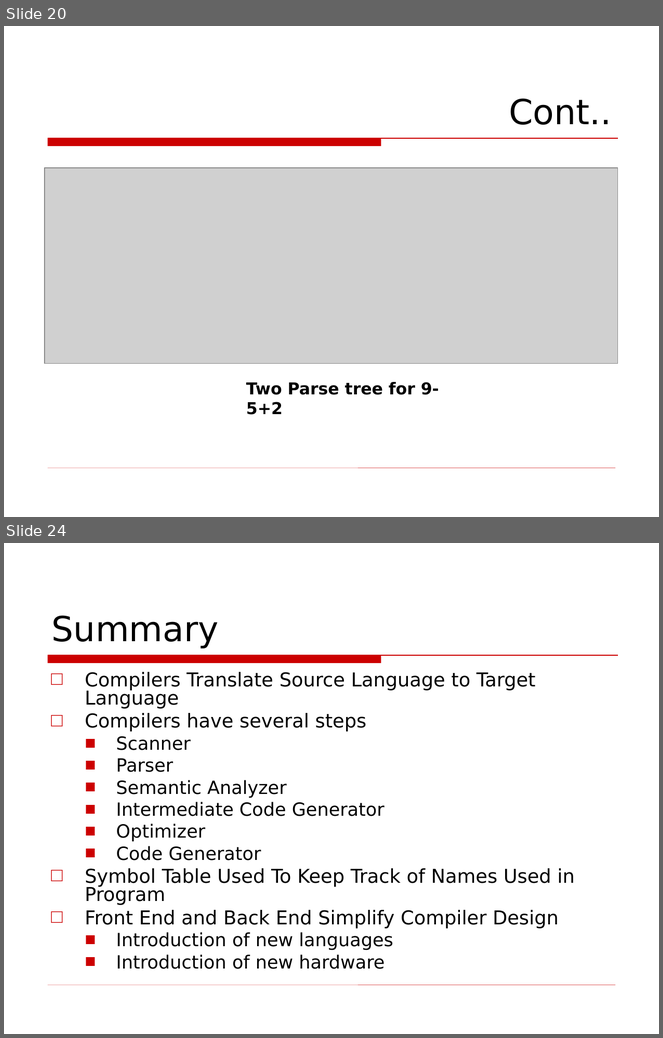
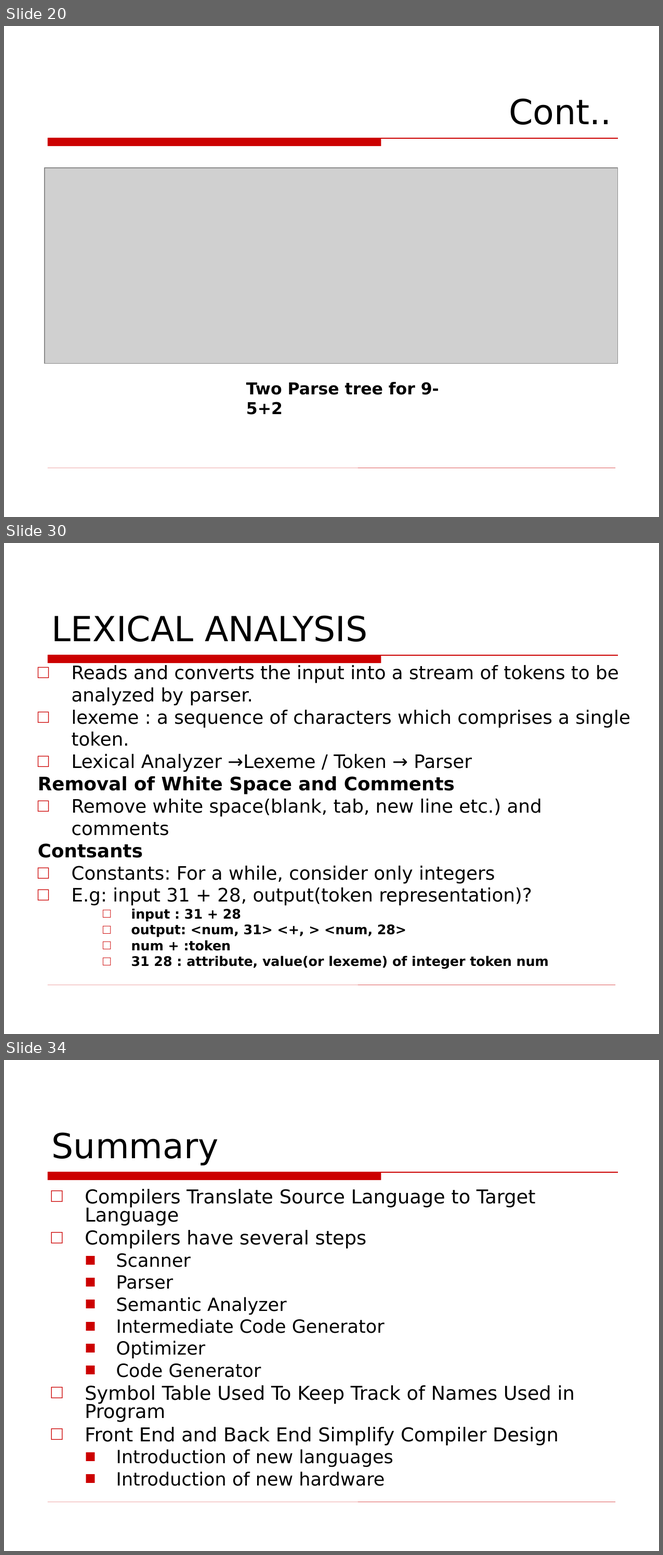
Before and after one commit to Fuuast-BSCS/Compiler-Construction, a slide deck: Compiler-02.ppt. Shown one above the other, each under a label of ours: slides 20 and 24 before the commit, slides 20, 30 and 34 after it; the slides between them are not shown. The pictures are 663x1038 and 663x1555 pixels, drawn with LibreOffice and Linux fonts; fonts in the diff are those of the drawing; grey boxes stand for pictures; background and template pictures are left out. Boxes give left, top, right and bottom in pixels: in the first picture for what was removed or moved away, otherwise in the second. Text is boxed around its words. In the diff, an @@ line names an element or a change of style, - is before the commit and + after.

```diff
--- a/Compiler-02.ppt
+++ b/Compiler-02.ppt
@@ slide 30 added at (4, 543, 659, 1034), background picture (left out); not listed: 2 template elements that a slide beside it also shows @@
@@ title added at (52, 615, 368, 642), 38 pt, text #000000 @@
+LEXICAL ANALYSIS
@@ text added at (38, 665, 631, 969), 20.4 pt, text #000000 @@
+□ Reads and converts the input into a stream of tokens to be analyzed by parser.
+□ lexeme : a sequence of characters which comprises a single token.
+□ Lexical Analyzer →Lexeme / Token → Parser
+Removal of White Space and Comments
+□ Remove white space(blank, tab, new line etc.) and comments
+Contsants
+□ Constants: For a while, consider only integers
+□ E.g: input 31 + 28, output(token representation)?
+    □ input : 31 + 28
+    □ output: <num, 31> <+, > <num, 28>
+    □ num + :token
+    □ 31 28 : attribute, value(or lexeme) of integer token num
@@ what was slide 24 is now slide 34 @@
```
Also in this commit, not shown: 2 slides changed, 12 other slides added, 3 slides removed.
